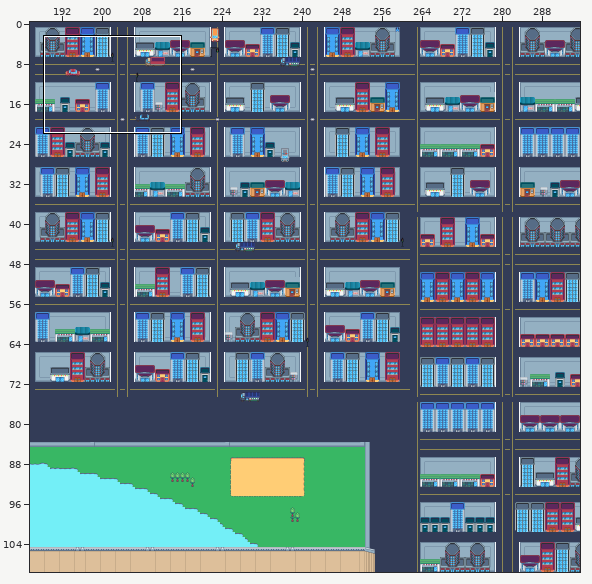
A Tiled map gets an edit: assets/map/Map.tmx. Above, an overview of the earlier version with the close-up marked.
Close-up. Before:
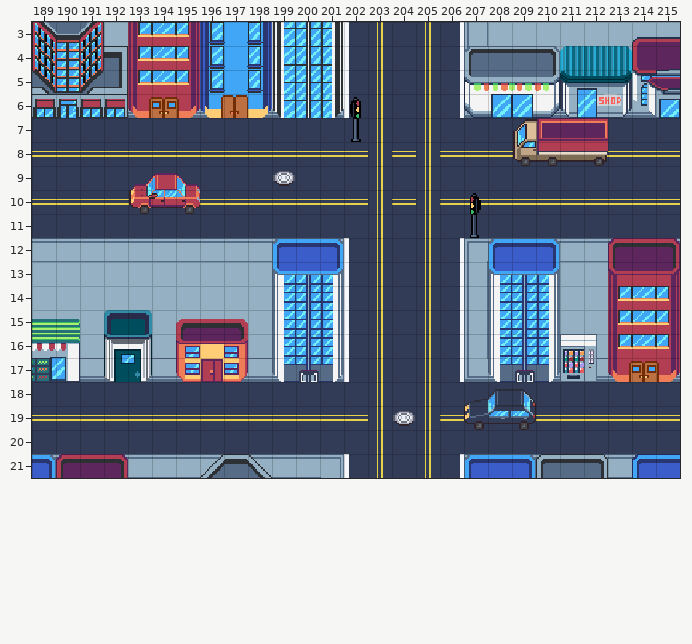
Cells are 16x16 px. Shown: x 189..215, y 3..21. The commit also changed other parts of the map, which this record leaves out.
New version:
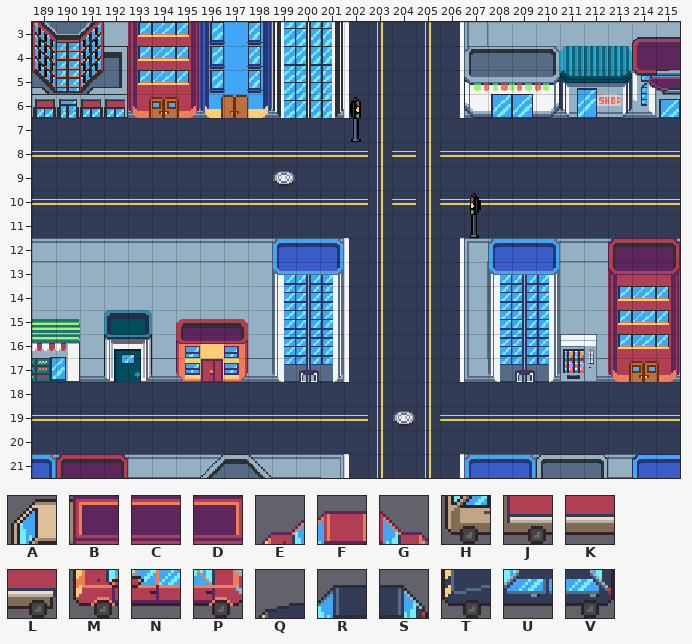
Key: from "tiles": A 1537, B 1538, C 1539, D 1540, E 1544, F 1545, G 1546, H 1601, J 1602, K 1603, L 1604, M 1608, N 1609, P 1610, Q 1800, R 1801, S 1802, T 1864, U 1865, V 1866.
_ is an empty cell.
Difference:
Layer "Edificios y autos":
y 7: x 209..212 ABCD -> ____
y 8: x 209..212 HJKL -> ____
y 9: x 193..195 EFG -> ___
y 10: x 193..195 MNP -> ___
y 18: x 207..209 QRS -> ___
y 19: x 207..209 TUV -> ___
